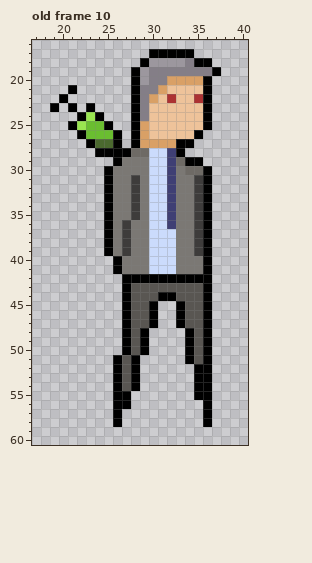
Edited in one commit: pixel-art file (enemies/billGates.aseprite). The picture above was drawn from the file before the commit.
64x64 pixels, 16 frames. Shown: old frame 10: x 17..40, y 16..60. The commit also changed other frames, which this record leaves out.
And afterwards:
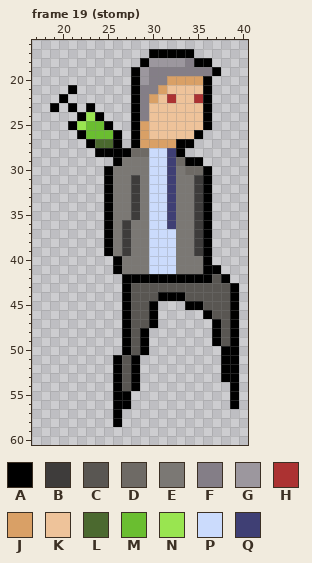
Palette (. is transparent): A #000000  B #3e3c3b  C #595652  D #6e6a65  E #7b7874  F #847e87  G #9c979e  H #ac3232  J #d9a066  K #eec39a  L #4b692f  M #6abe30  N #99e550  P #cbdbfc  Q #3f3f74
A new or re-ordered frame is compared with the old frame closest to it.
Change:
frames 16 -> 22
Changed rows in their new state; - is an unchanged pixel.
Frame 19 (stomp) is new; against old frame 10, layer "rightLeg":
first column x 33:
41 ----A--
42 ----CA-
43 ---CCCA
44 A--CCCA
45 .AACCCA
46 ...-CCA
47 ....ACA
48 -...ACA
49 -...ACA
50 -...-AA
51 -...-AA
52 --..-AA
53 --..-AA
54 --..--A
55 --..--A
56 ---.--A
57 ---.---
58 ---.---
Where, in picture pixels (left, top, right, bottom), the same in both pictures:
changed: (176, 265, 239, 427)
